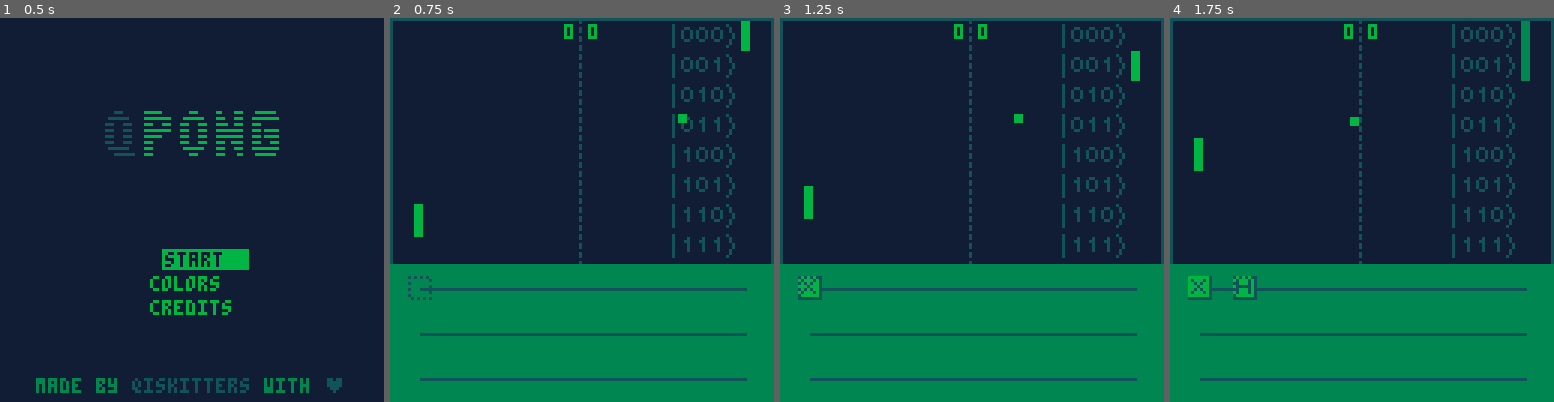
Above: before the commit, frames 1-4 (left to right).
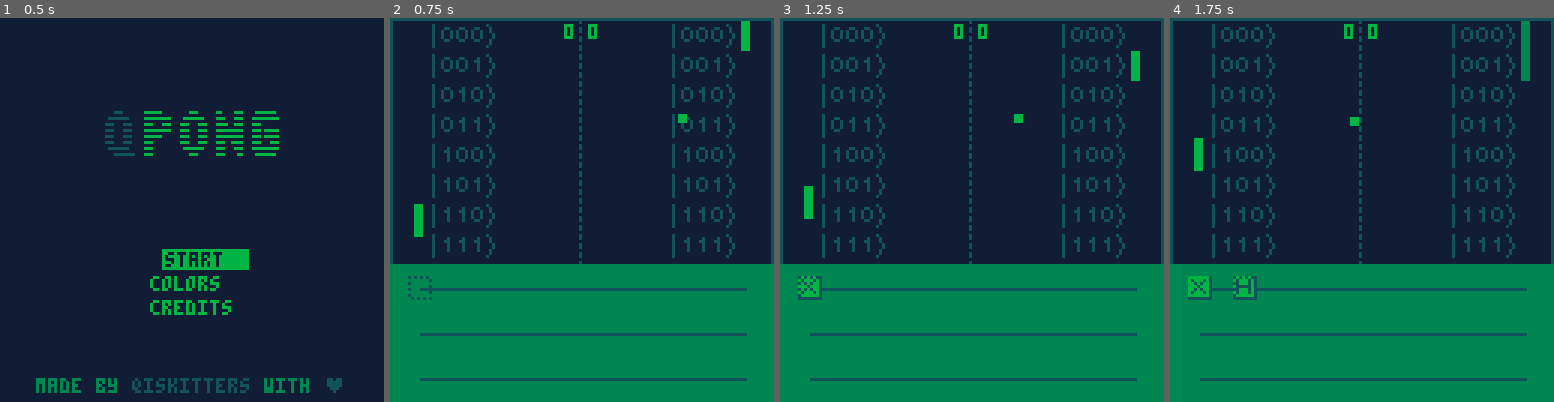
Above: after the commit, the same moments.

Repository: QPong/QPong-PICO-8
Game: PICO-8 cartridge qpong.p8
The game is run twice, just before and just after one commit, with the same random seed, the same clock (stepped at 60 frames per second) and the same inputs.
Inputs:
- Up to frame 1 (0.5 s): tap X (X key) at 0.33 s
- Up to frame 2 (0.75 s): tap O (Z key) at 0.7 s
- Up to frame 3 (1.25 s): tap X (X key) at 1.07 s
- Up to frame 4 (1.75 s): hold Right from 1.6 s (still down); tap O (Z key) at 1.7 s

Frame 1 is identical in both runs. In frame 2, 2.0% of the frame differs, in the area x 10-28%, y 1-63%; in frame 3, 2.0%; in frame 4, 2.0%.

Commit message:
add pico-pong server

Diff:
--- a/qpong.p8
+++ b/qpong.p8
@@ -230,6 +230,7 @@
   cursor.y = qubit_line.y + cursor.row * qubit_line.separation - 4
   spr(cursor.sprite, cursor.x, cursor.y)
 
+  --- player 1
   for x = 0, 7 do
     spr(6, 94, 10 * x + 2)
     a = x % 2
@@ -239,6 +240,18 @@
     spr(b+4, 102, 10 * x + 2)
     spr(a+4, 107, 10 * x + 2)
     spr(7, 111, 10 * x + 2)
+  end
+
+  --- for player 2
+  for x = 0, 7 do
+    spr(6, 14, 10 * x + 2)
+    a = x % 2
+    b = flr(x/2) % 2
+    c = flr(x/4) % 2
+    spr(c+4, 17, 10 * x + 2)
+    spr(b+4, 22, 10 * x + 2)
+    spr(a+4, 27, 10 * x + 2)
+    spr(7, 31, 10 * x + 2)
   end
 
   --player
Not shown, added: .gitignore
Not shown, added: package-lock.json
Not shown, added: package.json
Not shown, added: qpong.html
Not shown, added: qpong.js
Not shown, changed: server.js
